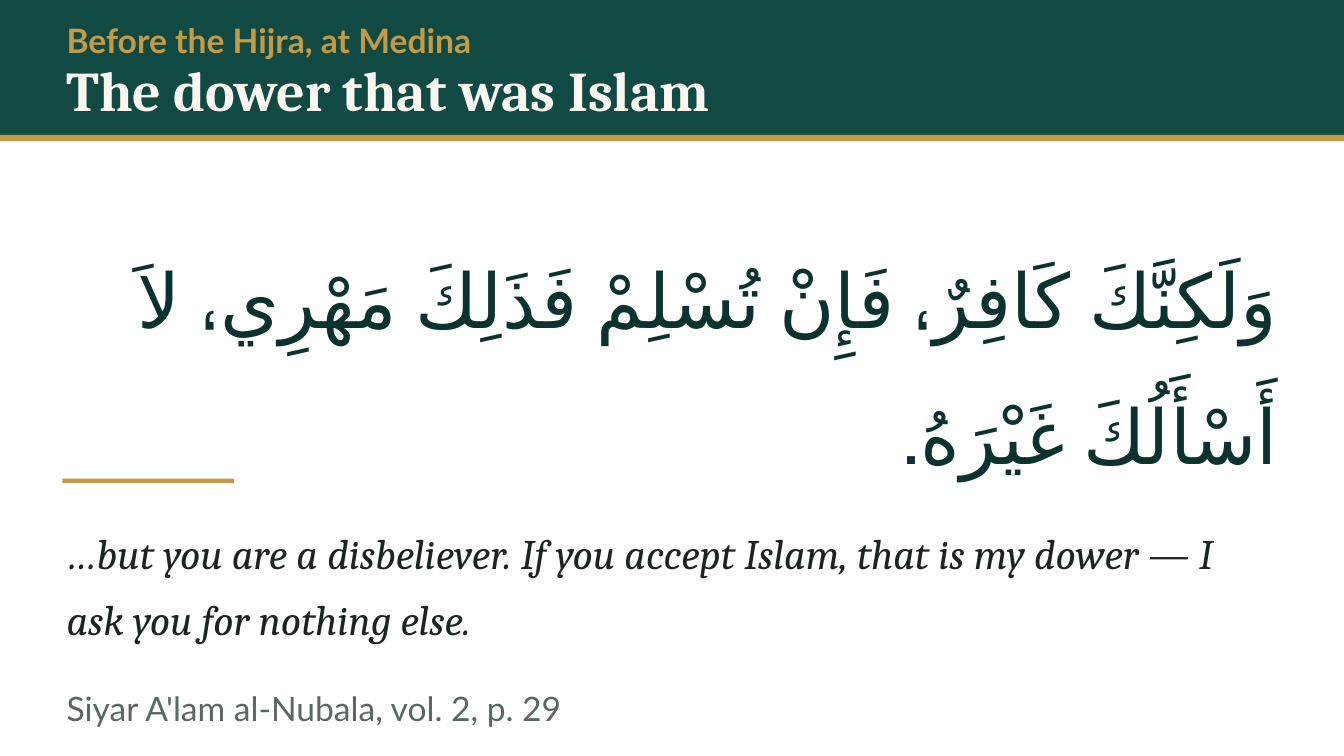
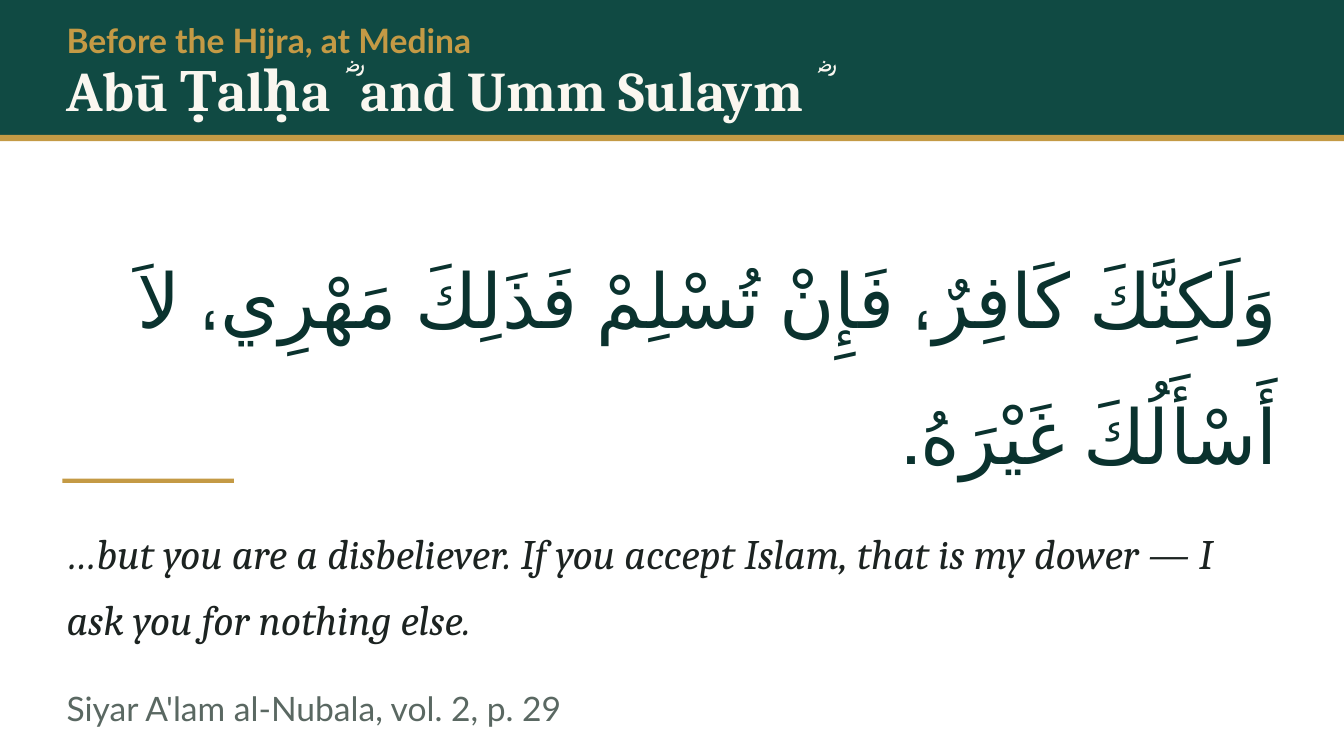
Before and after one commit to daniyalyasin93/2026SeptemberIslamicHistoryClass, a slide deck: slide 11 of S05_yamama_dead_oman_mahra/S05.pptx. Drawn at 1344x756 pixels with LibreOffice and Linux fonts; fonts in the diff are those of the drawing. Boxes give left, top, right and bottom in pixels: in the first picture for what was removed or moved away, otherwise in the second. Text is boxed around its words. In the diff, an @@ line names an element or a change of style, - is before the commit and + after.

```diff
--- a/S05_yamama_dead_oman_mahra/S05.pptx
+++ b/S05_yamama_dead_oman_mahra/S05.pptx
@@ text at (67,64,816,123): text changed @@
-The dower that was Islam
+Abū Ṭalḥa ؓ and Umm Sulaym ؓ
```
Also in this commit, not shown: 22 other slides changed, 6 other files.
